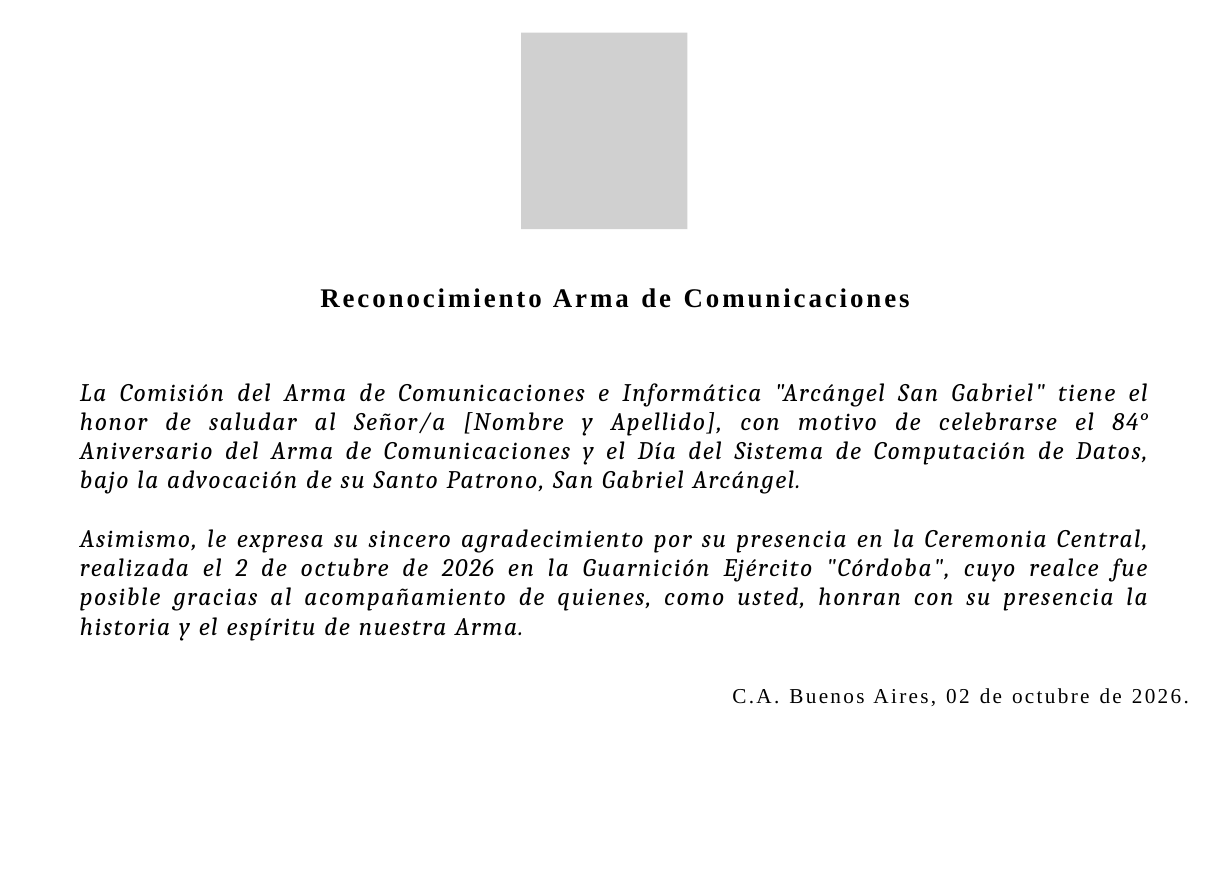
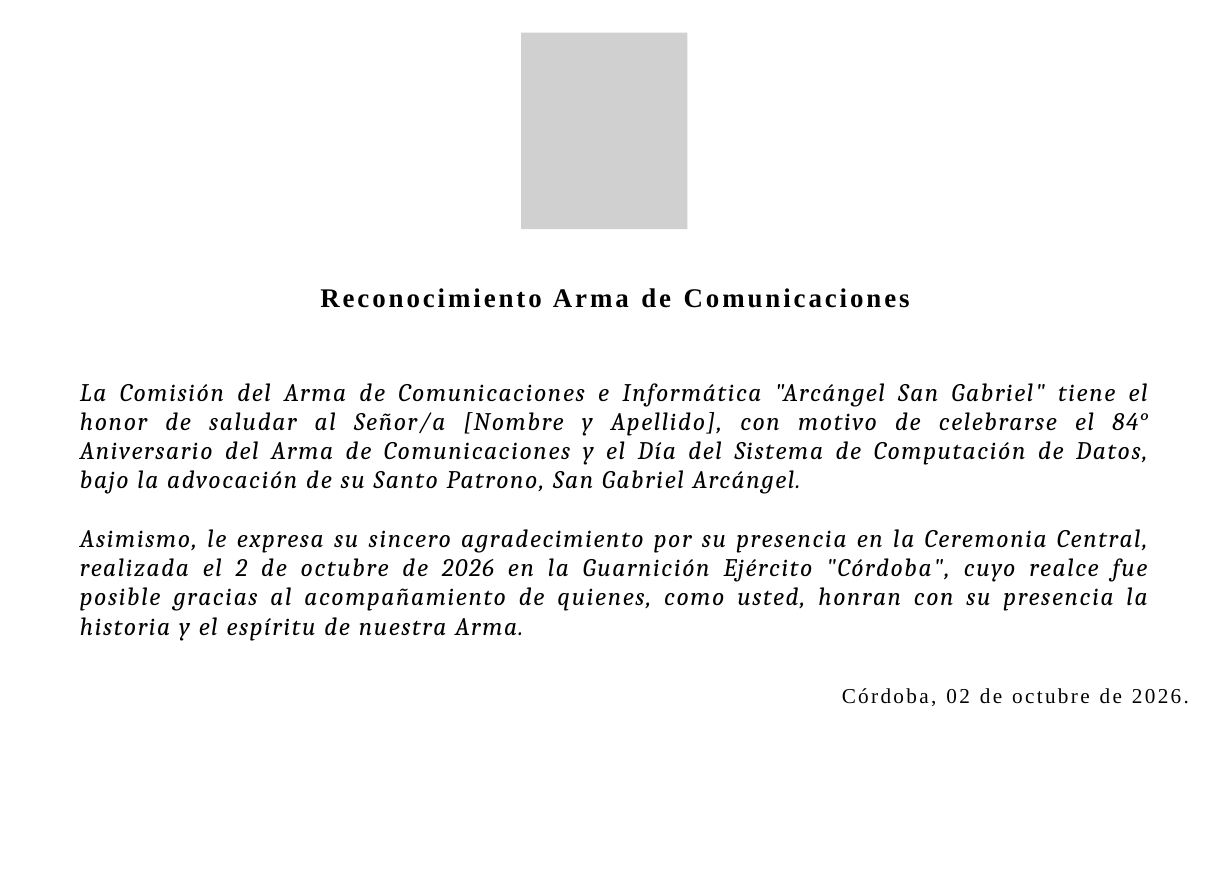
Before and after one commit to santigorbe/dia_arma_comu, a slide deck: slide 1 of diploma/plantilla_diploma.pptx. Drawn at 1232x871 pixels with LibreOffice and Linux fonts; fonts in the diff are those of the drawing; grey boxes stand for pictures. Boxes give left, top, right and bottom in pixels: in the first picture for what was removed or moved away, otherwise in the second. Text is boxed around its words. In the diff, an @@ line names an element or a change of style, - is before the commit and + after.

Commit message:
Cambio en la plantilla

```diff
--- a/diploma/plantilla_diploma.pptx
+++ b/diploma/plantilla_diploma.pptx
@@ text at (x1=842, y1=688, x2=1189, y2=706): text changed @@
-C.A. Buenos Aires, 02 de octubre de 2026.
+Córdoba, 02 de octubre de 2026.
```
